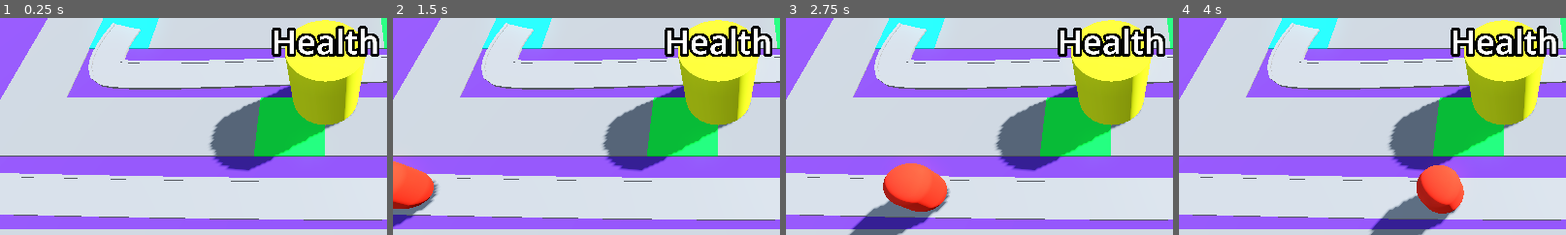
Above: before the commit, frames 1-4 (left to right).
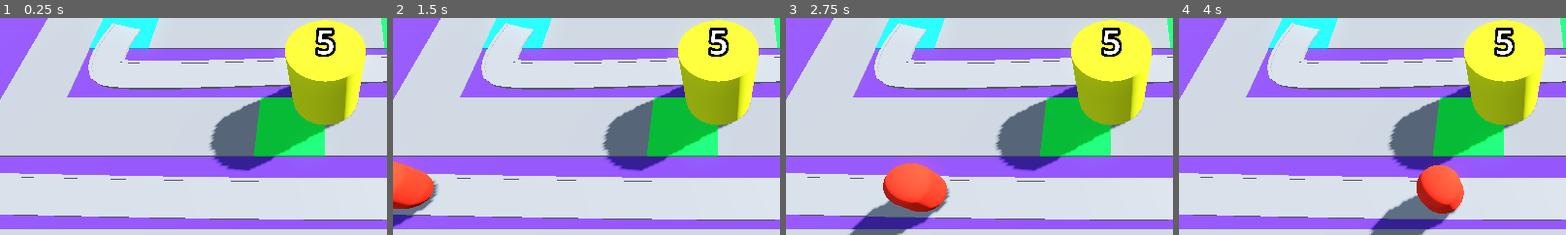
Above: after the commit, the same moments.

Repository: DrDuckson/Barbarian_Blaster
Game: Godot game, scene res://scenes/main.tscn
The game is run twice, just before and just after one commit, with the same random seed, the same clock (stepped at 60 frames per second) and the same inputs.
Inputs:
- Up to frame 1 (0.25 s): no input
- Up to frame 2 (1.5 s): no input
- Up to frame 3 (2.75 s): no input
- Up to frame 4 (4 s): no input
The pictures show only the part of the screen within x 8-58%, y 19-69%; the shares and areas given below are measured in that part.

The runs differ from the first frame. In frame 1, 2.9% of the frame differs, in the area x 70-98%, y 3-18%; in frame 2, 2.9%; in frame 3, 2.9%; in frame 4, 2.9%.

Commit message:
Added health decrement to take damage function

Diff:
--- a/scripts/basis.gd
+++ b/scripts/basis.gd
@@ -1,4 +1,13 @@
 extends Node3D
+
+@export var max_health: int = 5
+
+@onready var label_3d: Label3D = $Label3D
+
+func _ready() -> void:
+	label_3d.text = str(max_health)
 
 func take_damage() -> void:
 	print("Damage dealt to base")
+	max_health -= 1
+	label_3d.text = str(max_health)
